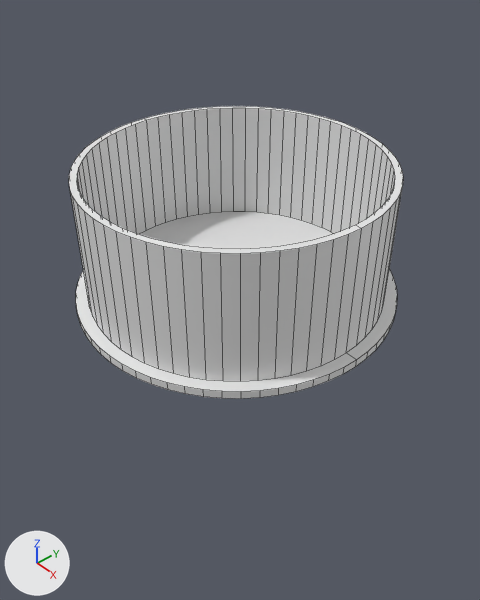
A saved change to the Blender file lens-caps/10mm.blend.
One viewpoint serves both versions: a camera (50 mm lens) standing at (14.94, -12.83, 11.58) and looking at (0.44, -0.22, -2.65). Arrows for +X, +Y and +Z are at lower left; the lights stay in place. Mesh edges are drawn as thin lines.

Script lines for the objects in view, before the commit:
```python
me_cube_001 = bpy.data.meshes.new('Cube.001')
me_cube_001.from_pydata(...)  # a box spanning x -1.0..1.0, y -1.0..1.0, z -1.0..1.0
me_cylinder = bpy.data.meshes.new('Cylinder')
me_cylinder.from_pydata(...)  # a 64-sided cylinder along z spanning x -1.0..1.0, y -1.0..1.0, z -1.0..2.17
me_cylinder_001 = bpy.data.meshes.new('Cylinder.001')
me_cylinder_001.from_pydata(...)  # a 64-sided cylinder along z spanning x -1.0..1.0, y -1.0..1.0, z -1.0..1.0
me_cylinder_002 = bpy.data.meshes.new('Cylinder.002')
me_cylinder_002.from_pydata(...)  # a 64-sided cylinder along z spanning x -1.0..1.0, y -1.0..1.0, z -1.0..1.0
ob_cube = bpy.data.objects.new('Cube', me_cube_001)
ob_cube.location = (0.0, 0.0, -4.26)
ob_cube.scale = (5.0, 5.0, 5.0)
ob_cube.hide_viewport = True
ob_neg = bpy.data.objects.new('NEG', me_cylinder)
ob_neg.location = (0.0, 0.0, 0.19)
ob_neg.scale = (5.0, 5.0, 2.25)
ob_neg.hide_viewport = True
ob_pos = bpy.data.objects.new('POS', me_cylinder_001)
ob_pos.location = (0.0, 0.0, 0.0)
ob_pos.scale = (5.24, 5.24, 2.36)
_m = ob_pos.modifiers.new('Boolean', 'BOOLEAN')
_m.object = ob_neg
_m.solver = 'FLOAT'
_m = ob_pos.modifiers.new('Boolean.001', 'BOOLEAN')
_m.object = ob_pos_001
_m.operation = 'UNION'
_m.solver = 'FLOAT'
ob_pos_001 = bpy.data.objects.new('POS.001', me_cylinder_002)
ob_pos_001.location = (0.0, 0.0, -2.26)
ob_pos_001.scale = (5.68, 5.68, 0.143)
ob_pos_001.hide_viewport = True
```
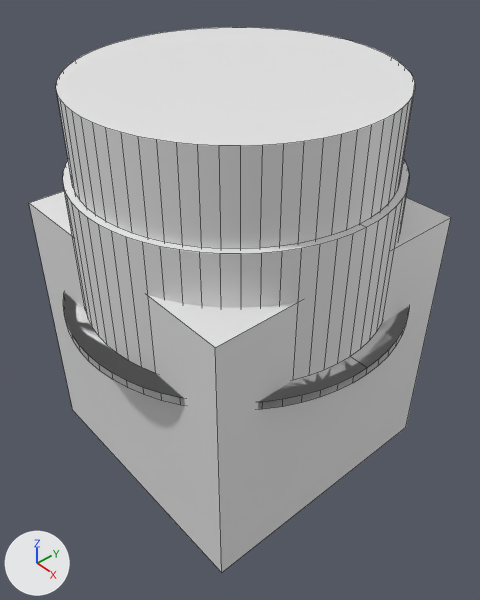
Changed parts and their boxes [x1, y1, x2, y2] in the pictures (480 x 600 px):
'POS', moved, rescaled, reshaped
    before: [69, 106, 403, 399]
    after: [63, 160, 409, 409]
'NEG', shown
    after: [56, 27, 415, 249]
'Cube', shown
    after: [29, 191, 451, 572]
'POS.001', shown
    after: [63, 293, 409, 409]

Patch to the scene script:
```diff
--- a/lens-caps/10mm.blend.py
+++ b/lens-caps/10mm.blend.py
@@ ob_cube @@
 ob_cube.scale = (5.0, 5.0, 5.0)
-ob_cube.hide_viewport = True
@@ ob_neg @@
 ob_neg = bpy.data.objects.new('NEG', me_cylinder)
-ob_neg.location = (0.0, 0.0, 0.19)
-ob_neg.scale = (5.0, 5.0, 2.25)
-ob_neg.hide_viewport = True
+ob_neg.location = (0.0, 0.0, 0.21)
+ob_neg.scale = (5.15, 5.15, 2.32)
@@ ob_pos_001 @@
 ob_pos_001 = bpy.data.objects.new('POS.001', me_cylinder_002)
-ob_pos_001.location = (0.0, 0.0, -2.26)
-ob_pos_001.scale = (5.68, 5.68, 0.143)
-ob_pos_001.hide_viewport = True
+ob_pos_001.location = (0.0, 0.0, -2.31)
+ob_pos_001.scale = (6.1, 6.1, 0.147)
@@ ob_pos @@
 ob_pos = bpy.data.objects.new('POS', me_cylinder_001)
-ob_pos.location = (0.0, 0.0, 0.0)
-ob_pos.scale = (5.24, 5.24, 2.36)
+ob_pos.location = (0.0, 0.0, 0.02)
+ob_pos.scale = (5.41, 5.41, 2.43)
 _m = ob_pos.modifiers.new('Boolean', 'BOOLEAN')
```
